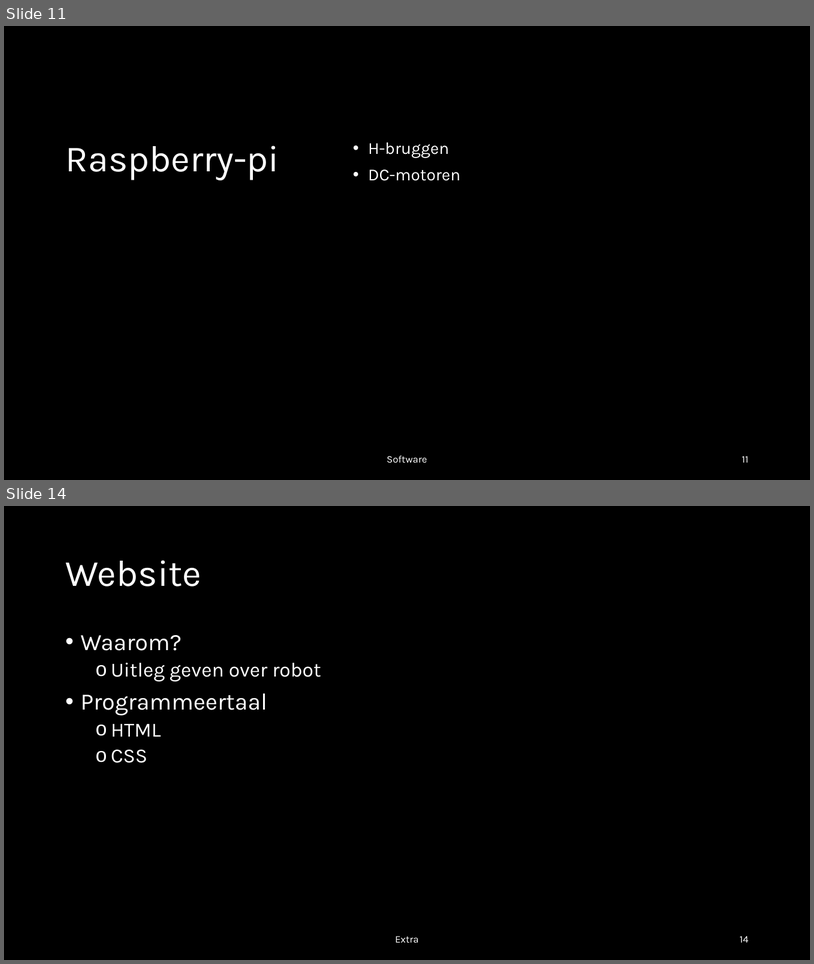
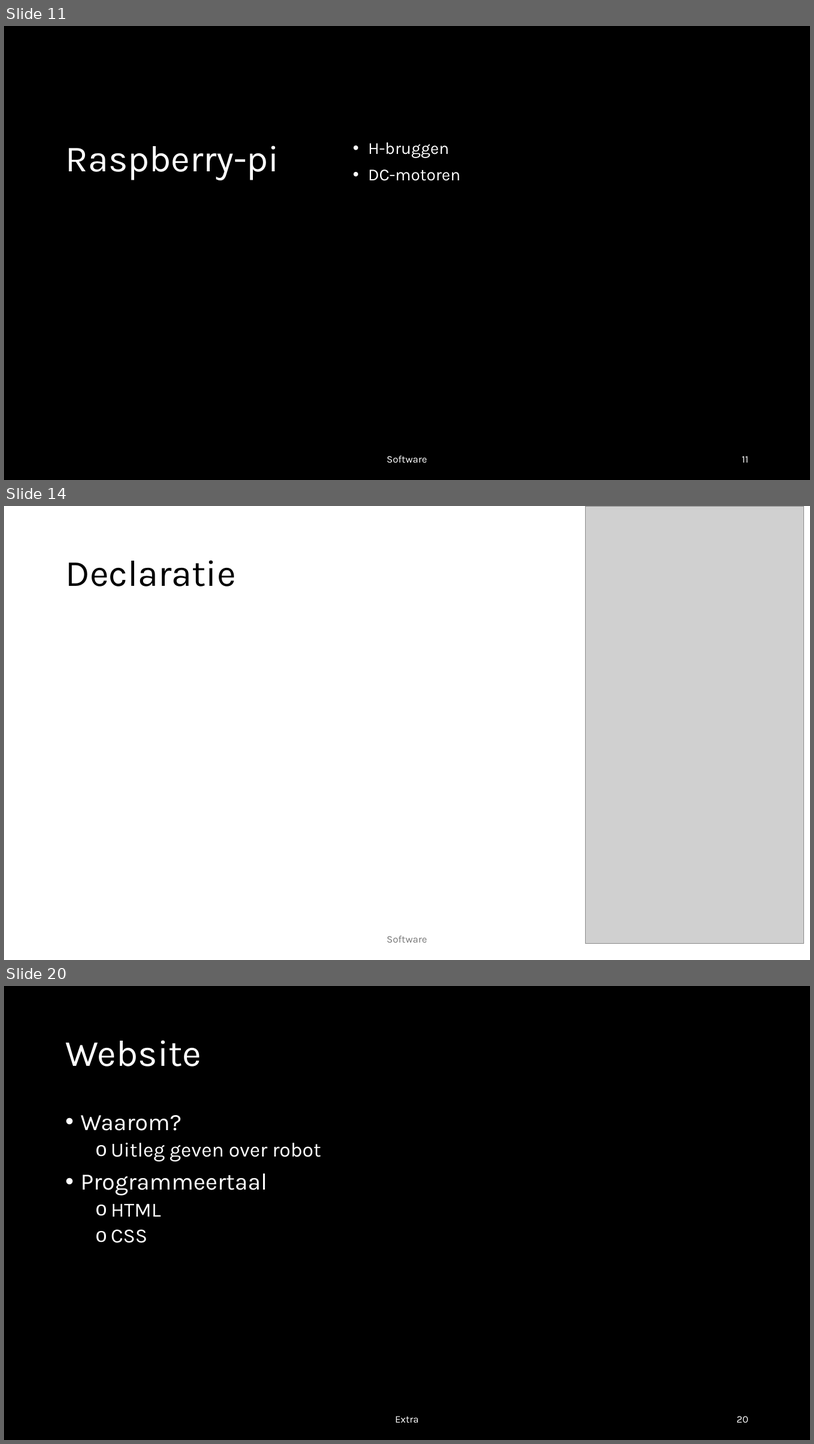
Before and after one commit to Nowie69/Eindproject-Robot-6ICW, a slide deck: Robot met mecanum wheels.pptx. Shown one above the other, each under a label of ours: slides 11 and 14 before the commit, slides 11, 14 and 20 after it; the slides between them are not shown. The pictures are 814x964 and 814x1444 pixels, drawn with LibreOffice and Linux fonts; fonts in the diff are those of the drawing; grey boxes stand for pictures; background and template pictures are left out; a plain dark background stands for a picture behind light text. Boxes give left, top, right and bottom in pixels: in the first picture for what was removed or moved away, otherwise in the second. Text is boxed around its words. In the diff, an @@ line names an element or a change of style, - is before the commit and + after.

```diff
--- a/Robot met mecanum wheels.pptx
+++ b/Robot met mecanum wheels.pptx
@@ slide 14 added at (4, 506, 810, 960), background #FFFFFF @@
@@ picture added at (586, 506, 804, 943) @@
@@ title added at (65, 560, 236, 586), 44 pt, text #000000 @@
+Declaratie
@@ text added at (387, 935, 427, 942), 12 pt, text #797979 @@
+Software
@@ page number added at (740, 943, 749, 945), 12 pt, text #797979 @@
+14
@@ what was slide 14 is now slide 20 @@
@@ page number at (737, 1416, 749, 1422): text changed @@
-14
+20
```
Also in this commit, not shown: 3 slides changed, 5 other slides added.
